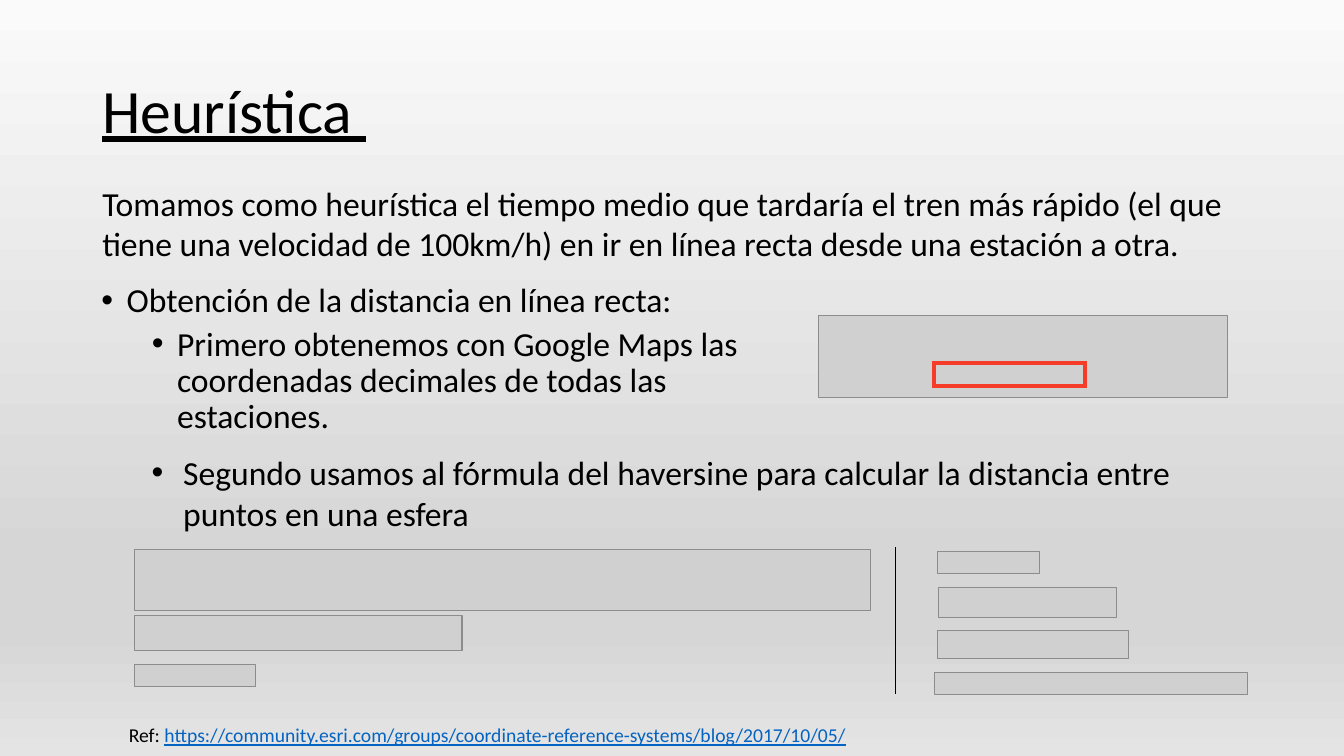
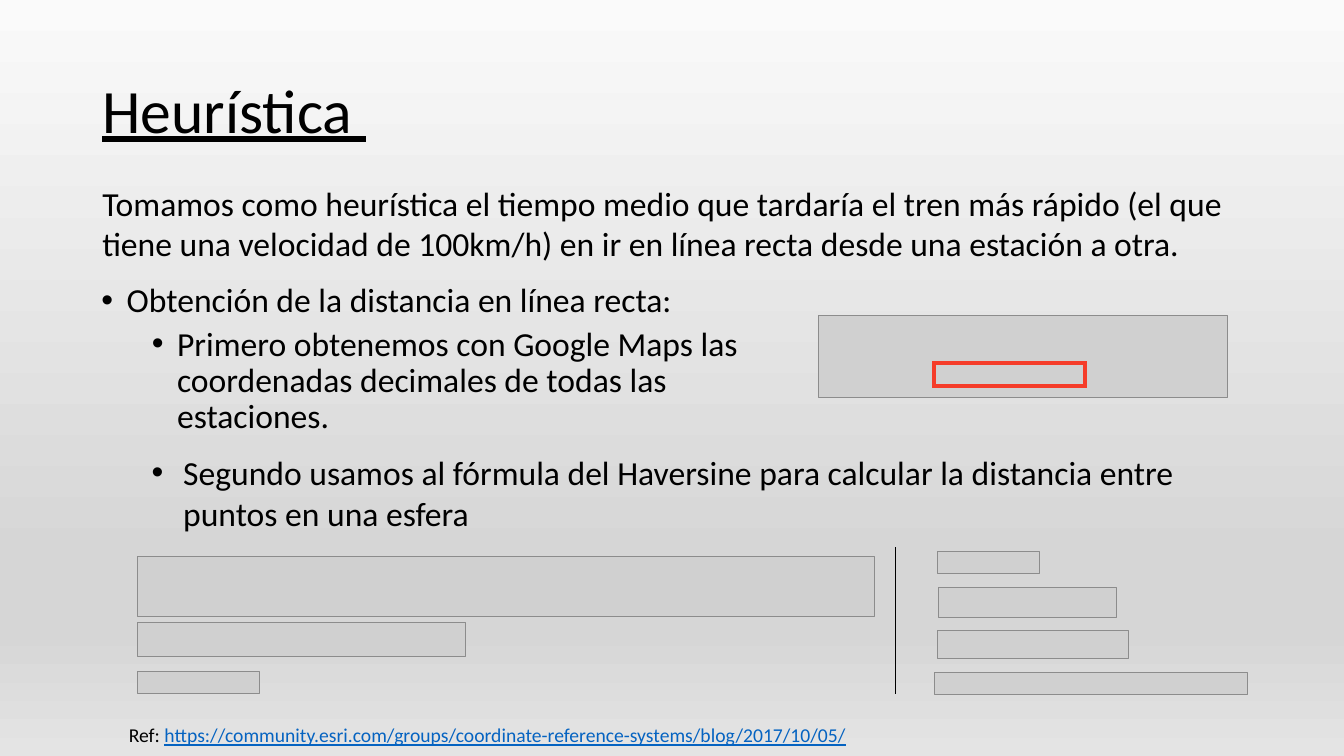
Before and after one commit to AGarciaCast/MetroJapon, a slide deck: slide 8 of PresentacionMetro.pptx. Drawn at 1344x756 pixels with LibreOffice and Linux fonts; fonts in the diff are those of the drawing; grey boxes stand for pictures. Boxes give left, top, right and bottom in pixels: in the first picture for what was removed or moved away, otherwise in the second. Text is boxed around its words. In the diff, an @@ line names an element or a change of style, - is before the commit and + after.

```diff
--- a/PresentacionMetro.pptx
+++ b/PresentacionMetro.pptx
@@ text at (x1=183, y1=461, x2=1173, y2=532): text changed @@
-  • Segundo usamos al fórmula del haversine para calcular la distancia entre puntos en una esfera
+  • Segundo usamos al fórmula del Haversine para calcular la distancia entre puntos en una esfera
@@ 3 pictures moved together from (x1=134, y1=551, x2=871, y2=687) to (x1=138, y1=557, x2=875, y2=694) @@
```
Also in this commit, not shown: 8 other slides changed.
